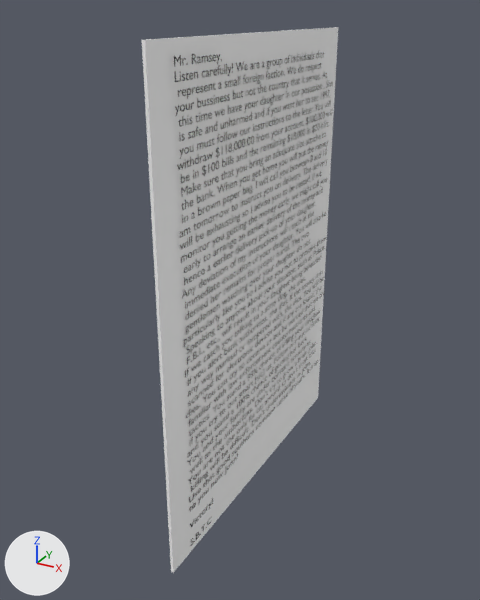
Renders of the FBX model ChristmasEveMurder/Assets/BlenderModels/note.fbx from each side of a commit.
Rendered twice from a 50 mm lens placed at (1.21, -2.39, 1.08), pointed at (-0.06, -0.07, -0.07). The lights are fixed; the arrows at lower left show +X, +Y and +Z.

In view in the first picture: 'Cube', 'Text'.
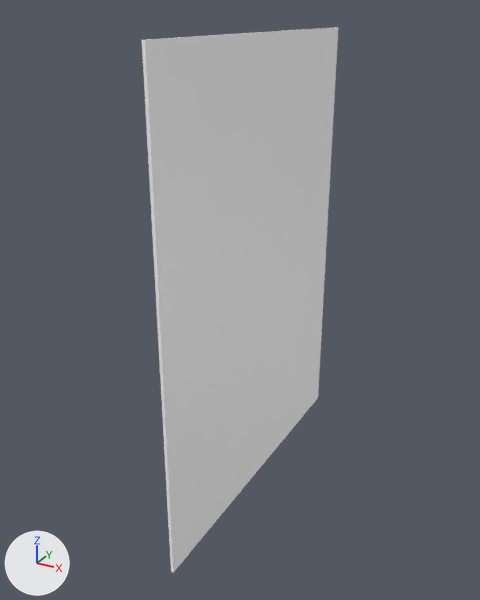
Commit message: Actual `note` from Denisa (last one had `pineapple`)

The change, as JSON lines over the scene's bpy script:
```json
{"op": "set", "path": "ob_text.location", "old": "(0.021, -0.636, 0.921)", "new": "(-0.008, 0.681, 0.921)"}
{"op": "set", "path": "ob_text.rotation_euler", "old": "(-1.578, 0.00563, -1.575)", "new": "(1.571, 0.0, -1.571)", "note": "degrees (-90, 0.3, -90) -> degrees (90, 0, -90)"}
{"op": "set", "path": "ob_text.scale", "old": "(-0.0578, -0.045, -0.045)", "new": "(0.0578, 0.045, 0.045)"}
```

Location of each change, (x1, y1, x2, y2) in pixels of the pictures (480 x 600 px):
```json
{"object": "Text", "change": "moved, turned, rescaled", "before": [174, 51, 333, 546], "on screen": "not visible afterwards"}
```
